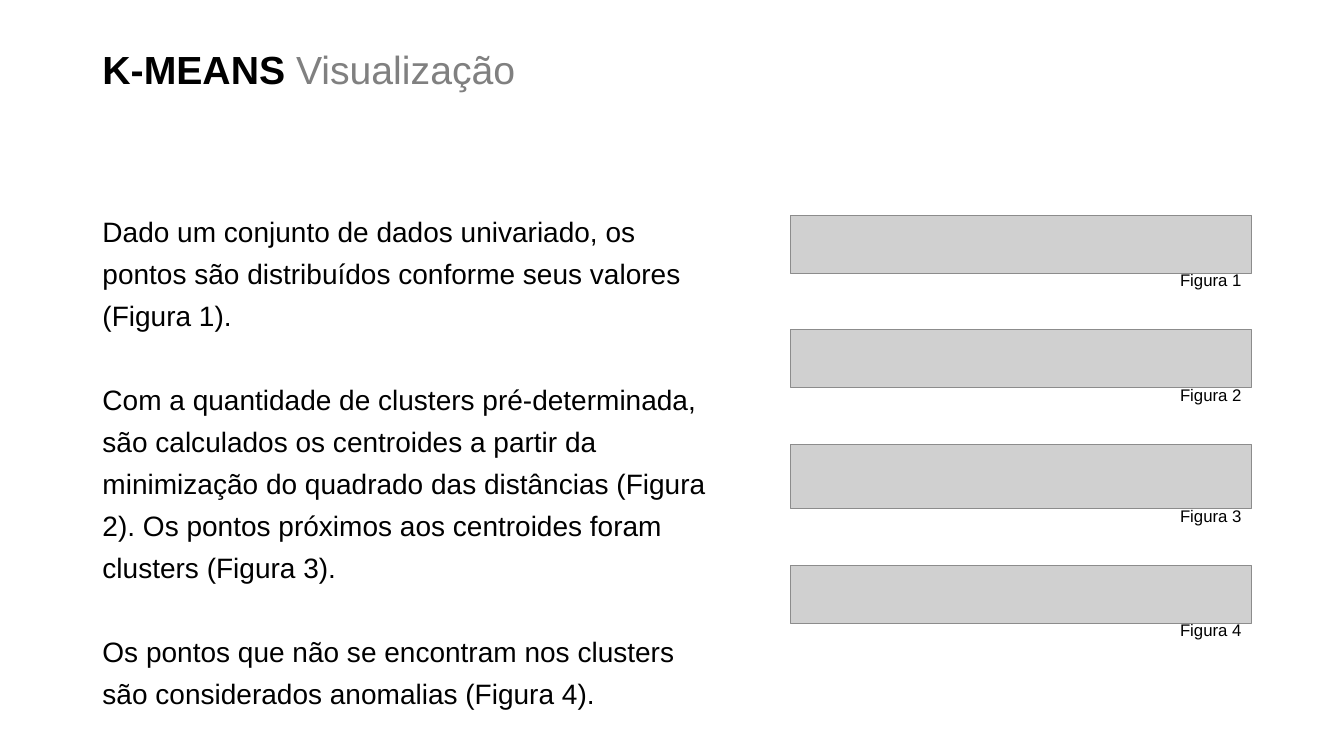
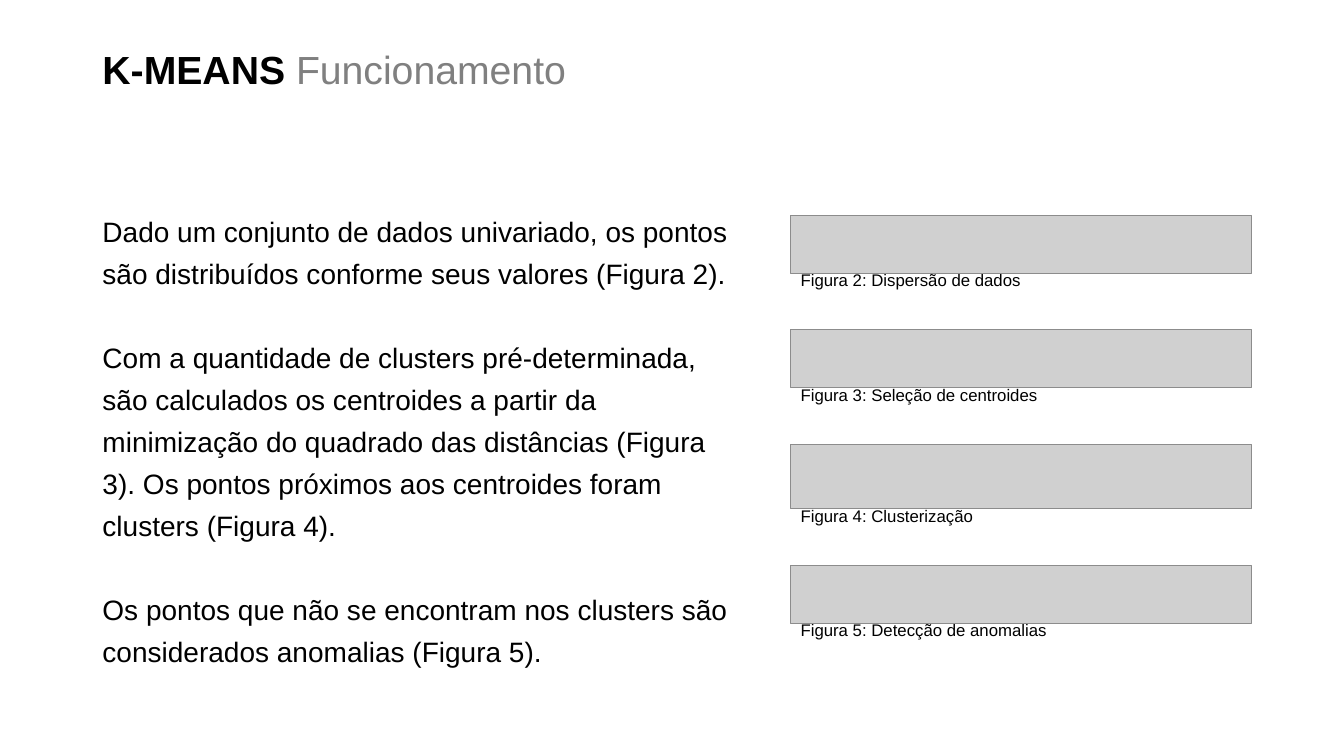
Before and after one commit to rodolfo-viana/mba_esalq, a slide deck: slide 6 of prd/tcc_apresentacao.pptx. Drawn at 1344x756 pixels with LibreOffice and Linux fonts; fonts in the diff are those of the drawing; grey boxes stand for pictures; background and template pictures are left out. Boxes give left, top, right and bottom in pixels: in the first picture for what was removed or moved away, otherwise in the second. Text is boxed around its words. In the diff, an @@ line names an element or a change of style, - is before the commit and + after.

Commit message:
Added final version for presentation

```diff
--- a/prd/tcc_apresentacao.pptx
+++ b/prd/tcc_apresentacao.pptx
@@ title at [102, 55, 566, 85]: text changed @@
-K-MEANS Visualização
+K-MEANS Funcionamento
@@ text at [102, 221, 727, 667]: text changed @@
-Dado um conjunto de dados univariado, os pontos são distribuídos conforme seus valores (Figura 1).
-Com a quantidade de clusters pré-determinada, são calculados os centroides a partir da minimização do quadrado das distâncias (Figura 2). Os pontos próximos aos centroides foram clusters (Figura 3).
-Os pontos que não se encontram nos clusters são considerados anomalias (Figura 4).
+Dado um conjunto de dados univariado, os pontos são distribuídos conforme seus valores (Figura 2).
+Com a quantidade de clusters pré-determinada, são calculados os centroides a partir da minimização do quadrado das distâncias (Figura 3). Os pontos próximos aos centroides foram clusters (Figura 4).
+Os pontos que não se encontram nos clusters são considerados anomalias (Figura 5).
@@ text at [801, 272, 1021, 290]: text changed @@
-Figura 1
+Figura 2: Dispersão de dados
@@ text at [801, 387, 1037, 405]: text changed @@
-Figura 2
+Figura 3: Seleção de centroides
@@ text at [801, 508, 973, 526]: text changed @@
-Figura 3
+Figura 4: Clusterização
@@ text at [801, 622, 1046, 640]: text changed @@
-Figura 4
+Figura 5: Detecção de anomalias
```
Also in this commit, not shown: 7 other slides changed, 1 slide added, 1 other file.
